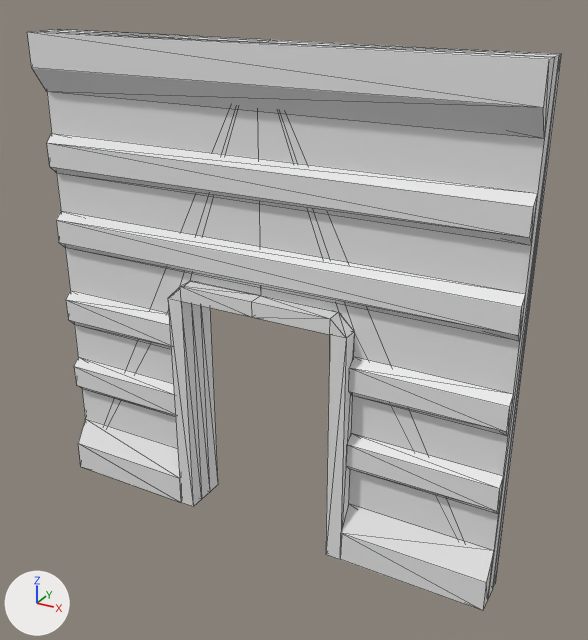
The glTF model SpaceHorrorGame/assets/Walls/Small/Small_Doorway_Exterior.gltf as it was, and as the next commit left it.
One viewpoint serves both versions: a camera (50 mm lens) standing at (4.58, -3.72, 6.75) and looking at (0.32, 4.02, 2.88). The axes (+X, +Y, +Z) are drawn at lower left. The lights are the same throughout. Mesh edges are drawn as thin lines. Where no turn or scale is listed for an object, it has been applied to the vertices. Vertices at the same position are counted once.

Objects in the first picture: 'Door_Frame', 'Door_Wall', 'Doorway_Interior', 'Extruded Wall', 'Small_Interior'.
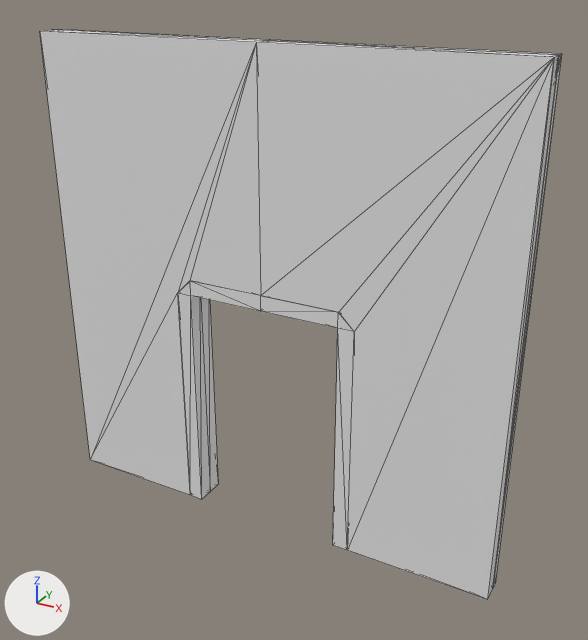
The newer file is also turned or shifted as a whole; pictures and numbers use the older file's frame.

Changed parts and their boxes [x1, y1, x2, y2] in the pictures (588 x 640 px; the box of a moved part takes in the faces that stretch with it):
'Small_Interior', deleted: before [47, 133, 538, 514]
'Doorway_Interior', deleted: before [27, 31, 554, 610]
'Door_Frame', reshaped: before [168, 281, 354, 559]; after [178, 281, 354, 550]
part 1 of me_plane_009, moved or reshaped: [57, 29, 562, 588] in both

Diff of the bpy script that builds the scene:
```diff
--- a/SpaceHorrorGame/assets/Walls/Small/Small_Doorway_Exterior.gltf.py
+++ b/SpaceHorrorGame/assets/Walls/Small/Small_Doorway_Exterior.gltf.py
@@ me_plane_009 @@
 # used by ob_extruded_wall; location = (0.0, 1.0, 0.0)
-me_plane_009.from_pydata(...)  # 60 vertices, 88 faces; spans x -3.0..3.0, y 3.0..3.1, z 0.0..6.0
+me_plane_009.from_pydata(...)  # 60 vertices, 118 faces; spans x -3.0..3.0, y 3.0..3.1, z 0.0..6.0
+# me_plane_009 part 1
+# 62 faces are deleted
+# 92 new faces join them
@@ me_cube_007 @@
 # used by ob_door_frame; location = (0.0, 1.0, 0.0)
-me_cube_007.from_pydata(...)  # 48 vertices, 114 faces; spans x -1.2..1.2, y 2.6..3.2, z 0.0..3.2
+me_cube_007.from_pydata(...)  # 36 vertices, 88 faces; spans x -1.2..1.2, y 2.8..3.2, z 0.0..3.2
+# me_cube_007 part 2
+# 12 vertices are removed from x -1.2..1.2, y 2.6, z 0.0..3.2
+# 100 faces are deleted
+# 74 new faces join them
@@ ob_doorway_interior @@
-ob_doorway_interior = bpy.data.objects.new('Doorway_Interior', me_cube_052)
-ob_doorway_interior.location = (0.0, 0.0, 3.0)
@@ ob_small_interior @@
-ob_small_interior = bpy.data.objects.new('Small_Interior', me_cube_045)
-ob_small_interior.location = (0.0, 0.0, 0.0)
```
